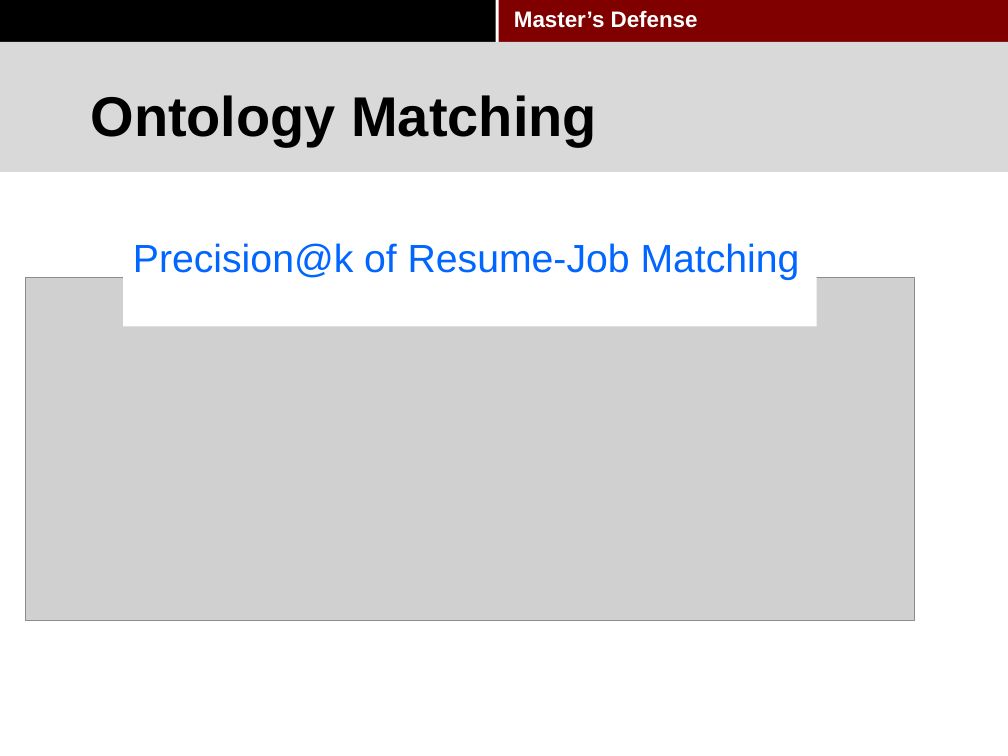
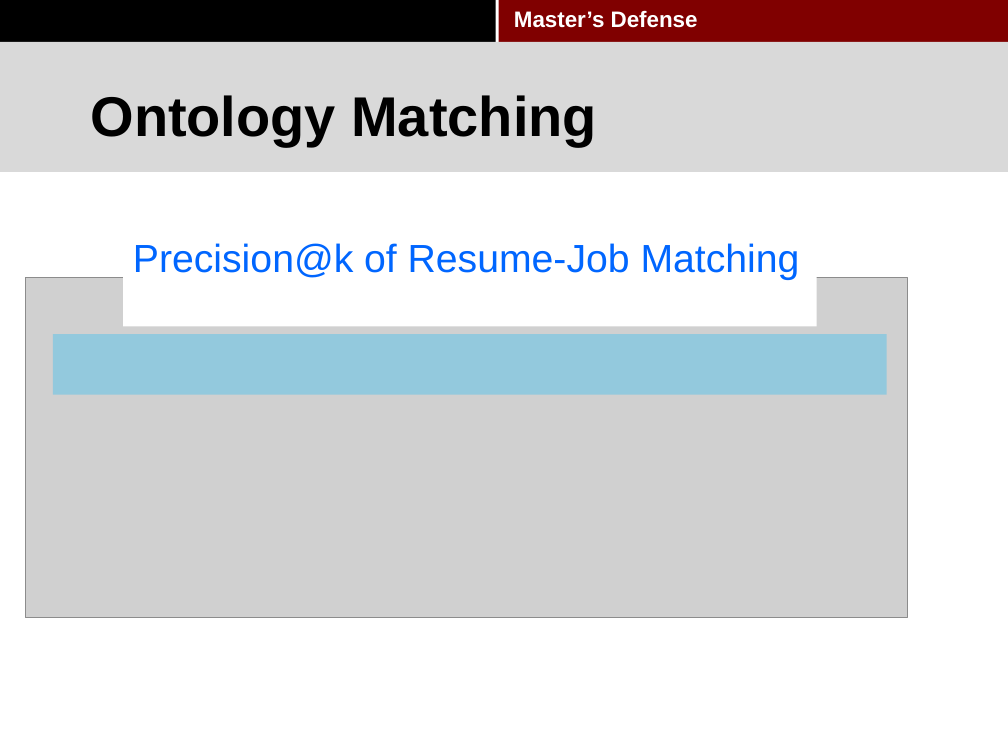
Before and after one commit to pkushiqiang/thesis, a slide deck: slide 69 of media/Master's thesis-2.pptx. Drawn at 1008x756 pixels with LibreOffice and Linux fonts; fonts in the diff are those of the drawing; grey boxes stand for pictures; background and template pictures are left out. Boxes give left, top, right and bottom in pixels: in the first picture for what was removed or moved away, otherwise in the second. Text is boxed around its words. In the diff, an @@ line names an element or a change of style, - is before the commit and + after.

Commit message:
update

```diff
--- a/media/Master's thesis-2.pptx
+++ b/media/Master's thesis-2.pptx
@@ picture resized from (x1=25, y1=277, x2=914, y2=621) to (x1=25, y1=277, x2=907, y2=618) @@
@@ rectangle added at (x1=53, y1=334, x2=887, y2=394), fill #00B8FF at 29% opacity @@
```
Also in this commit, not shown: 6 other slides changed, 4 slides added.
